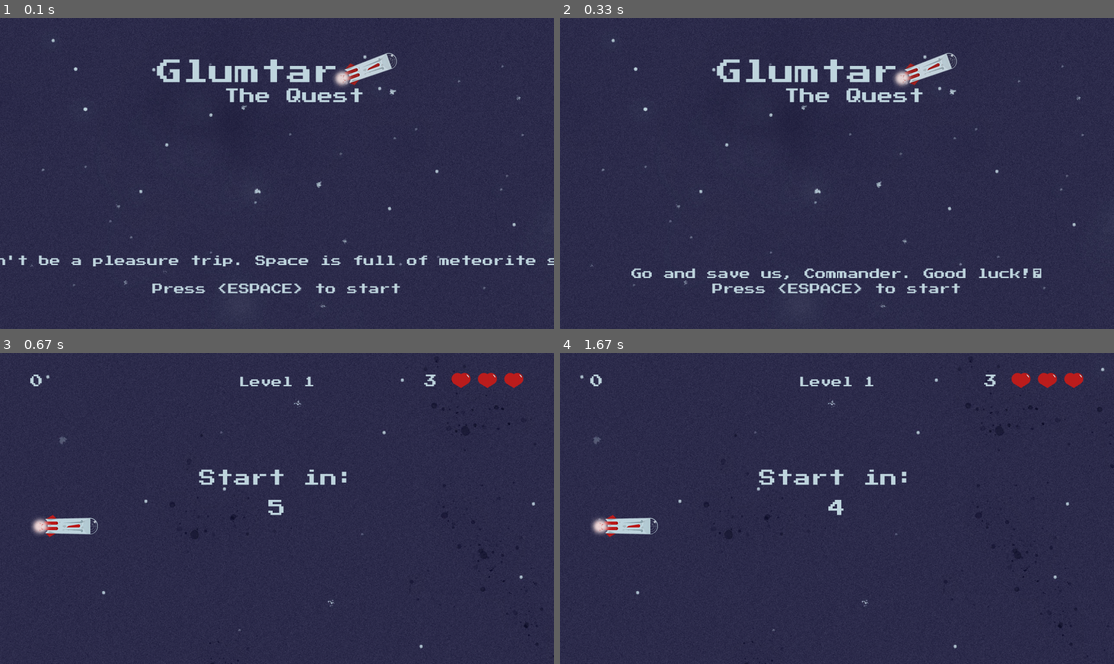
Above: before the commit, frames 1-4 (two rows, left to right).
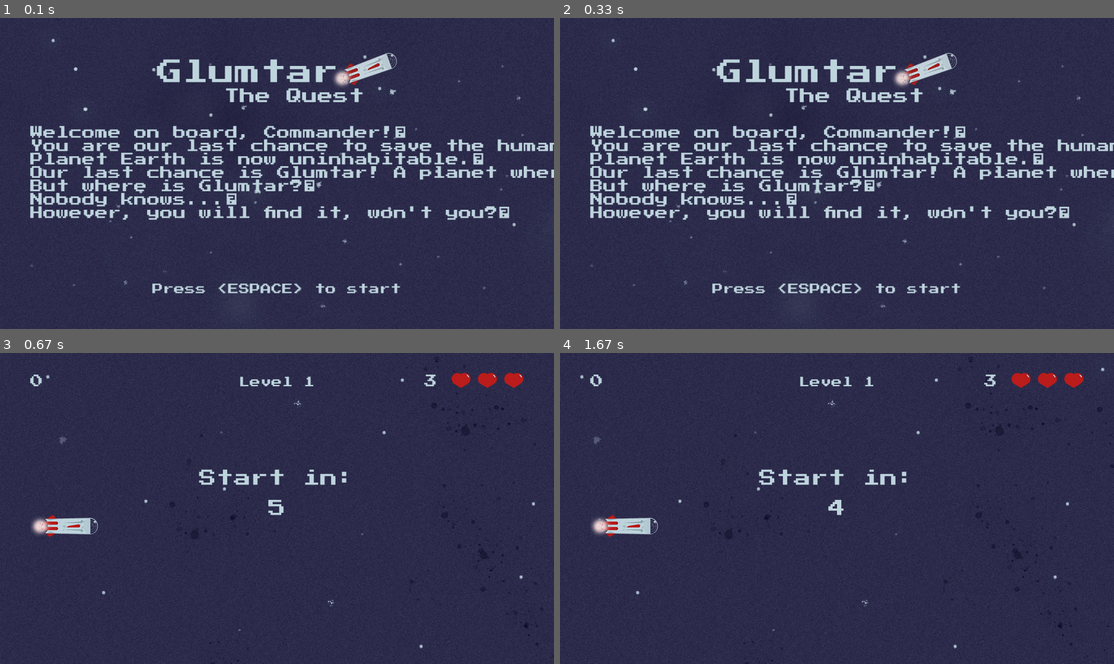
Above: after the commit, the same moments.

Repository: AdrianFSN/proyecto-final-pygame-quest
Game: pygame game, started from main.py
Same seed, same stepped clock (60 frames per second), same inputs: the game is played once before the commit and once after it.
Inputs:
- Up to frame 1 (0.1 s): no input
- Up to frame 2 (0.33 s): no input
- Up to frame 3 (0.67 s): tap Space at 0.33 s
- Up to frame 4 (1.67 s): no input

The runs differ from the first frame. In frame 1, 8.9% of the frame differs, in the area x 0-100%, y 34-80%; in frame 2, 8.7%; in frame 3, nothing differs; in frame 4, nothing differs.

Commit message:
chore: consigo un cutre método para pintar el mensaje con saltos de línea. He de mejorarlo

Diff:
--- /dev/null
+++ b/glumtar/data/messages.py
@@ -0,0 +1,12 @@
+class Instruction:
+    def __init__(self, text):
+        self.text = text
+        self.converted_text = ''
+
+    def turn_into_string(self):
+        for line in range(0, len(self.text)):
+            self.converted_text += f'{self.text[line]}' + '\n'
+            print(
+                f'Este es self text {self.text} y este es self converted text {self.converted_text}')
+
+        return self.converted_text
--- a/glumtar/scenes.py
+++ b/glumtar/scenes.py
@@ -3,6 +3,7 @@
 from . import BLACK, BG_SCROLL_SPEED, BOTTOM_MARGIN_LIMIT, COLUMBIA_BLUE, CORAL_PINK, CORNELL_RED, COUNTDOWN_TIME, DEFA …(216 unchanged characters)…
 from .entities import LivesCounter, Meteorite, Ship, Scoreboard
 from tools.timers_and_countdowns import Countdown, ScrollBG
+from .data.messages import Instruction
 
 
 class Scene:
@@ -25,6 +26,12 @@
     rendered_paragraph1 = []
     rendered_paragraph2 = []
 
+    reader_surfaces = []
+    lines_writer = 6
+    spacing = FONT_SIZE
+    visible_instruction = None
+    reader = None
+
     instructions_render = None
 
     def __init__(self, screen):
@@ -61,7 +68,8 @@
         self.instructions_file_path = os.path.join(
             'glumtar', 'data', 'messages.txt')
         self.cursor = 0
-
+        # self.writer = 0
+        self.read_instructions()
         # self.instructions_texts = self.read_instructions()
 
     def mainLoop(self):
@@ -80,8 +88,11 @@
             self.screen.blit(self.bg_front, (self.bg_front_X, self.bg_front_Y))
             self.screen.blit(self.logo, (self.logo_X, self.logo_Y))
             self.add_escape_message()
+            # if self.writer < len(self.reader_surfaces):
+            #    self.screen.blit(self.reader_surfaces[self.writer], ((
+            #        self.instructions_posX - self.instructions_render.get_width())/2, self.instructions_posY))
+            self.show_instructions()
             # self.draw_instructions(self.instructions_texts[0])
-            self.read_instructions()
             # self.screen.blit(self.instructions_render, ((
             #    self.instructions_posX - self.instructions_render.get_width())/2, self.instructions_posY))
 
@@ -101,50 +112,40 @@
     def read_instructions(self):
         with open(self.instructions_file_path, mode='r', encoding='UTF-8', newline='\n') as instructions_file:
             reader = instructions_file.readlines()
-            if self.cursor < len(reader):
-                self.instructions_render = self.font_style.render(
-                    reader[self.cursor], True, COLUMBIA_BLUE)
-                self.cursor += 1
-                self.instructions_posY += FONT_SIZE
-            print(f"Este es el reader {reader}")
-            self.screen.blit(self.instructions_render, ((
-                self.instructions_posX - self.instructions_render.get_width())/2, self.instructions_posY))
-            """ i = 0
-            for line in lines:
-                if i in range(0, 7):
-                    self.paragraph1.append(lines[i])
-                    i += 1
-                    print(f'Este es el párrafo 1 {self.paragraph1}')
-                elif i in range(7, 12):
-                    self.paragraph2.append(lines[i])
-                    i += 1
-                    print(f'Este es el párrafo 2 {self.paragraph2}')
-            i = 0
-            print(f'Esto es el valor del i: {i}')
-
-            for item in self.paragraph1:
-                self.render_paragraph1 = self.font_style.render(
-                    self.paragraph1[i], True, COLUMBIA_BLUE)
-                self.rendered_paragraph1.append(self.paragraph1[i])
-
-                self.instructions_posY += 5
-                print(
-                    f'Esto es la y de las instrucciones: {self.instructions_posY}')
-                i += 1
-                print(f'Esto es el valor del i: {i}')
-            i = 0
-        return self.paragraph1, self.paragraph2 """
-
-    """ def draw_instructions(self, instruction):
-        instruction = instruction
-        self.instructions_posX = (WIDTH - self.render_paragraph1.get_width())/2
-        spacing = self.instructions_posY + FONT_SIZE + 5
-        i = 0
-        for line in instruction:
-            self.screen.blit(
-                self.rendered_paragraph1[i], (self.instructions_posX, spacing))
-            spacing += FONT_SIZE
-            i += 1 """
+
+        for lines in reader:
+            # if self.cursor < len(reader):
+            self.instructions_render = self.font_style.render(
+                reader[self.cursor], True, COLUMBIA_BLUE)
+            self.reader_surfaces.append(self.instructions_render)
+            print(f"Este es el reader surfaces {self.reader_surfaces}")
+            self.cursor += 1
+            print(f"Este es el reader_text {lines}")
+
+        return len(self.reader_surfaces)
+
+    def show_instructions(self):
+        self.screen.blit(self.reader_surfaces[0], ((
+            self.instructions_posX - self.instructions_render.get_width())/2, self.instructions_posY))
+        print(f"Surface es {self.reader_surfaces[0]}")
+        position_2 = self.instructions_posY + self.instructions_render.get_height()
+        self.screen.blit(self.reader_surfaces[1], ((
+            self.instructions_posX - self.instructions_render.get_width())/2, position_2))
+        position_3 = position_2 + self.instructions_render.get_height()
+        self.screen.blit(self.reader_surfaces[2], ((
+            self.instructions_posX - self.instructions_render.get_width())/2, position_3))
+        position_4 = position_3 + self.instructions_render.get_height()
+        self.screen.blit(self.reader_surfaces[3], ((
+            self.instructions_posX - self.instructions_render.get_width())/2, position_4))
+        position_5 = position_4 + self.instructions_render.get_height()
+        self.screen.blit(self.reader_surfaces[4], ((
+            self.instructions_posX - self.instructions_render.get_width())/2, position_5))
+        position_6 = position_5 + self.instructions_render.get_height()
+        self.screen.blit(self.reader_surfaces[5], ((
+            self.instructions_posX - self.instructions_render.get_width())/2, position_6))
+        position_7 = position_6 + self.instructions_render.get_height()
+        self.screen.blit(self.reader_surfaces[6], ((
+            self.instructions_posX - self.instructions_render.get_width())/2, position_7))
 
     def add_escape_message(self):
         escape_message = "Press <ESPACE> to start"
--- /dev/null
+++ b/prueba.py
@@ -0,0 +1,3 @@
+from .glumtar.data.messages import Instruction
+
+text = Instruction('Welcome on board, Commander!\nYou are our last chance to save the human species.\nPlanet Earth is now uninhabitable.\nOur last chance is Glumtar! A planet where human life is possible.\nBut where is Glumtar?\nNobody knows...')
